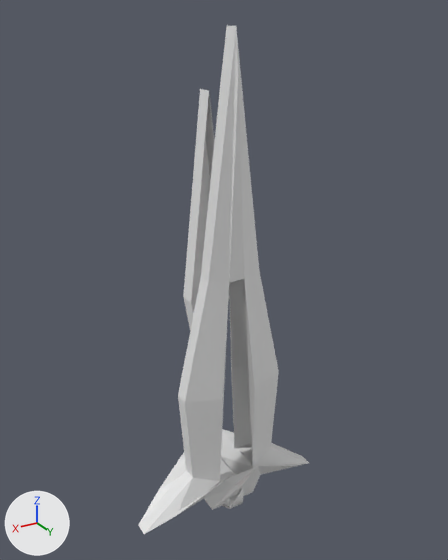
The OBJ model .design/ships3d/meshes/Cipher.obj: old version first, new version second.
Camera for both pictures: a camera (50 mm lens) standing at (24.0, 39.0, 22.8) and looking at (0.1, -0.8, 2.9). Every picture has the same lights, and +X, +Y and +Z are marked at lower left. The first picture is the older version. Where no turn or scale is listed for an object, it has been applied to the vertices. Vertices at exactly the same position are counted once.

Names of what the first picture shows: 'Cipher'.
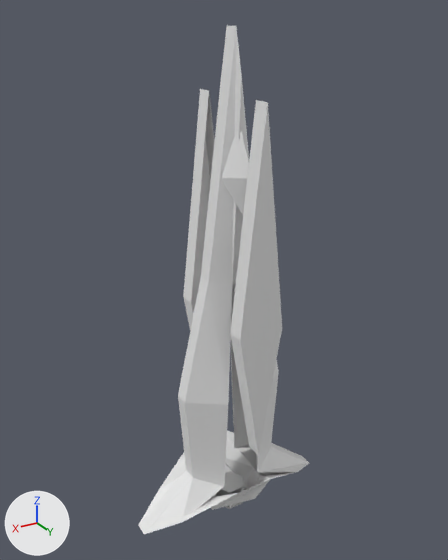
Changed parts and their boxes [x1, y1, x2, y2] in the pictures (448 x 560 px; the box of a moved part takes in the faces that stretch with it):
part 1 of me_cipher, added
    after: [222, 131, 249, 215]
part 2 of me_cipher, moved or reshaped
    before: [145, 35, 308, 534]
    after: [145, 35, 309, 534]

The change in detail:
me_cipher is used by ob_cipher; location (0.0, 0.0, 0.0).
me_cipher had 91 vertices, 142 faces and spanned x -9.0..9.0, y -4.6..2.2, z -19.2..22.0.
me_cipher now has 105 vertices, 158 faces and spans x -9.0..9.0, y -4.6..4.6, z -19.2..22.0.
me_cipher part 1: the loose piece of 5 vertices spanning x -1.2..1.2, y -2.9..-0.6, z 8.9..15.7 is copied, and the copy is mirrored in y about the mesh origin; it spans x -1.2..1.2, y 0.6..2.9, z 8.9..15.7.
Part 2, on me_cipher:
3 vertices in x -0.7..0.7, y 0.9..1.0, z 3.5..18.9 move by (0.0, 0.4, 0.0).
3 vertices in x -1.7..1.7, y 2.2, z -16.0..-14.6 move by (0.0, 2.0, 0.0).
8 vertices move from x -6.2..6.2, y 1.2..1.6, z -17.2..-6.8 to x -6.2..6.2, y 2.0..2.8, z -17.2..-6.8.
9 vertices are added at x -1.9..1.9, y 3.2..4.6, z -11.1..17.4.
12 new faces join them.
